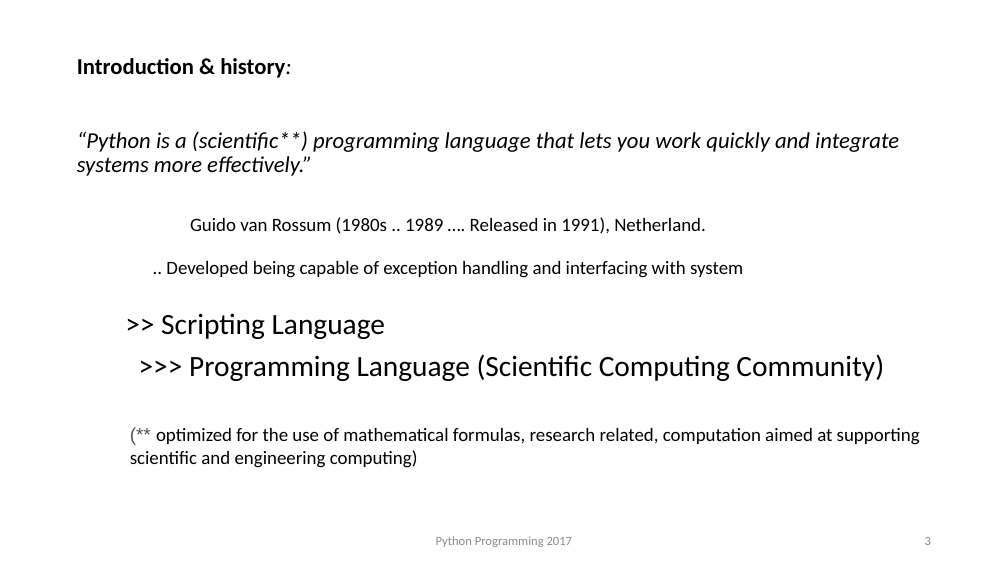
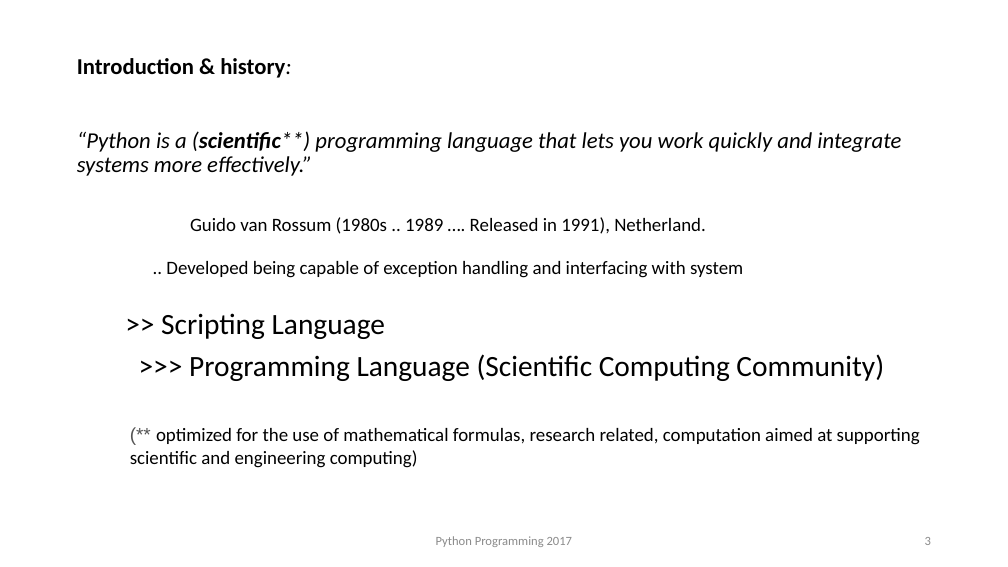
Before and after one commit to anishchapagain/AnishPython, a slide deck: slide 3 of python_notes.pptx. Drawn at 1008x567 pixels with LibreOffice and Linux fonts; fonts in the diff are those of the drawing; background and template pictures are left out. Boxes give left, top, right and bottom in pixels: in the first picture for what was removed or moved away, otherwise in the second. Text is boxed around its words. In the diff, an @@ line names an element or a change of style, - is before the commit and + after.

```diff
--- a/python_notes.pptx
+++ b/python_notes.pptx
@@ title "Introduction & history: “Python is ..." at bbox=[77, 58, 901, 176]: bold on in "(scientific**)" @@
```
Also in this commit, not shown: 8 other slides changed, 10 slides added, 1 slide removed.
